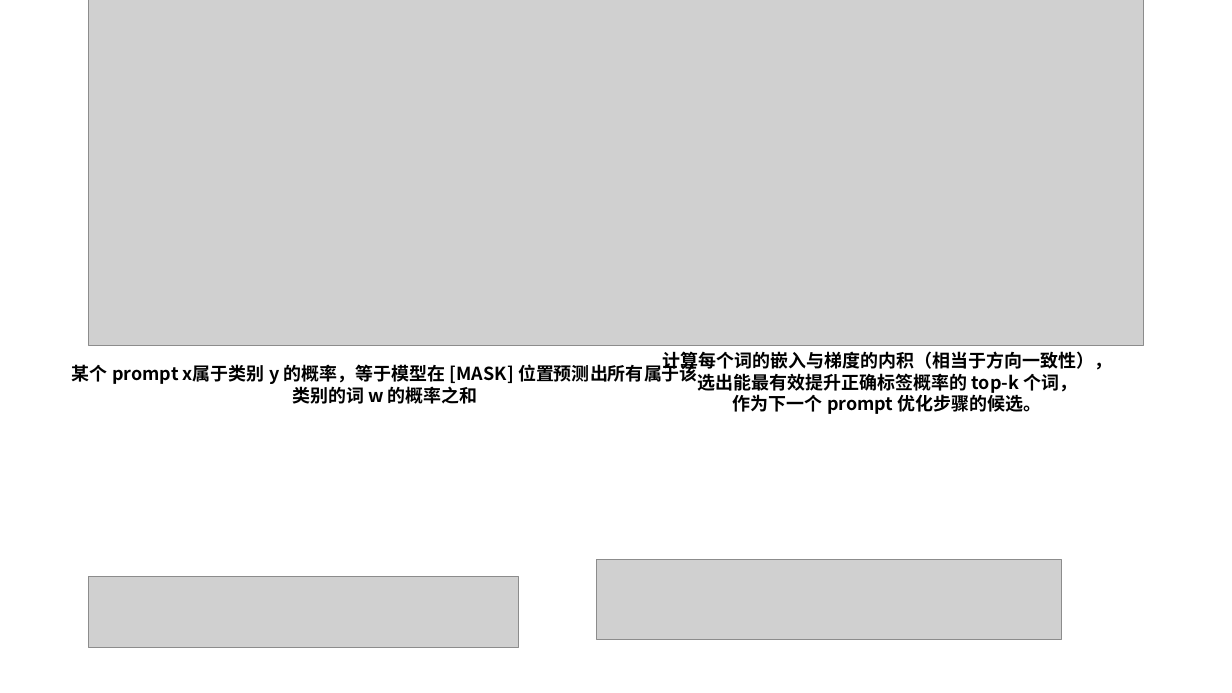
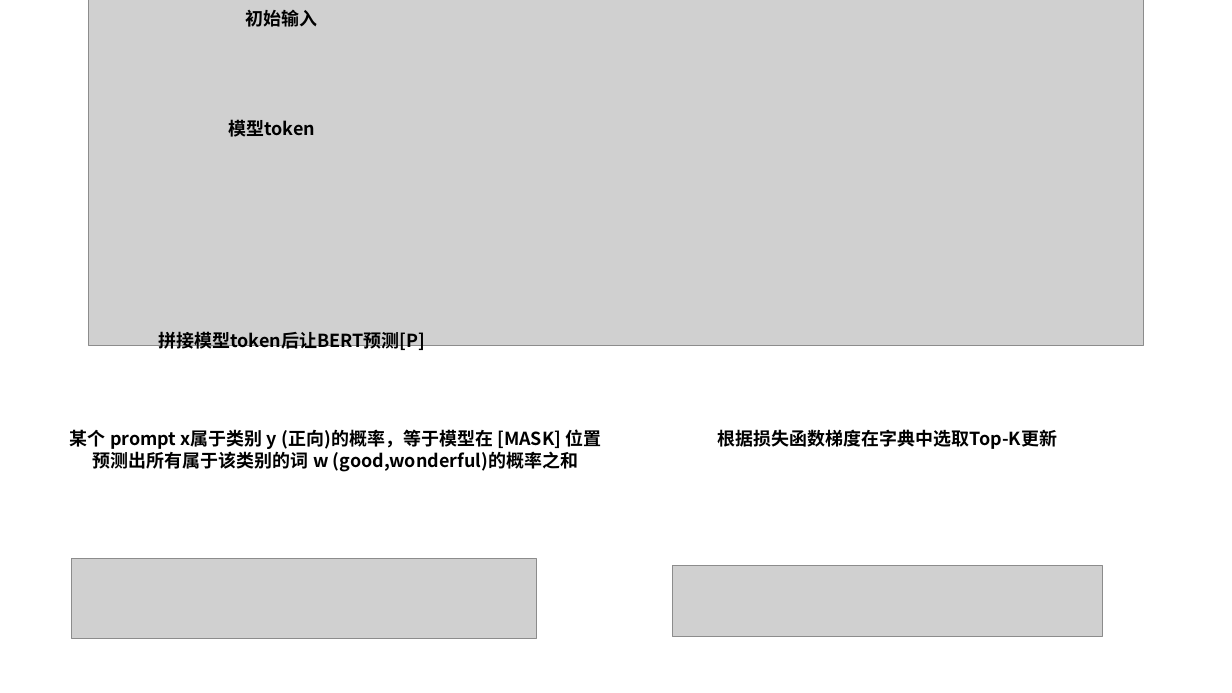
Before and after one commit to Elephant-King9/Paper, a slide deck: slide 9 of Attack/Jailbreak/论文作图.pptx. Drawn at 1232x693 pixels with LibreOffice and Linux fonts; fonts in the diff are those of the drawing; grey boxes stand for pictures. Boxes give left, top, right and bottom in pixels: in the first picture for what was removed or moved away, otherwise in the second. Text is boxed around its words. In the diff, an @@ line names an element or a change of style, - is before the commit and + after.

```diff
--- a/Attack/Jailbreak/论文作图.pptx
+++ b/Attack/Jailbreak/论文作图.pptx
@@ text added at (245,10,317,27), 14 pt, text #000000, bold @@
+初始输入
@@ text added at (228,119,315,137), 14 pt, text #000000, bold @@
+模型token
@@ text added at (158,331,425,352), 14 pt, text #000000, bold @@
+拼接模型token后让BERT预测[P]
@@ text at (70,429,602,472): text changed @@
-某个 prompt x属于类别 y 的概率，等于模型在 [MASK] 位置预测出所有属于该类别的词 w 的概率之和
+某个 prompt x属于类别 y (正向)的概率，等于模型在 [MASK] 位置预测出所有属于该类别的词 w (good,wonderful)的概率之和
@@ text at (717,429,1057,449): text changed @@
-计算每个词的嵌入与梯度的内积（相当于方向一致性），
-选出能最有效提升正确标签概率的 top-k 个词，
-作为下一个 prompt 优化步骤的候选。
+根据损失函数梯度在字典中选取Top-K更新
@@ picture: place and size @@
-picture at (597,560,1062,640)
+picture at (72,559,537,639)
@@ picture: place and size @@
-picture at (89,576,518,648)
+picture at (673,566,1103,638)
```
Also in this commit, not shown: 2 slides added, 5 other files.
